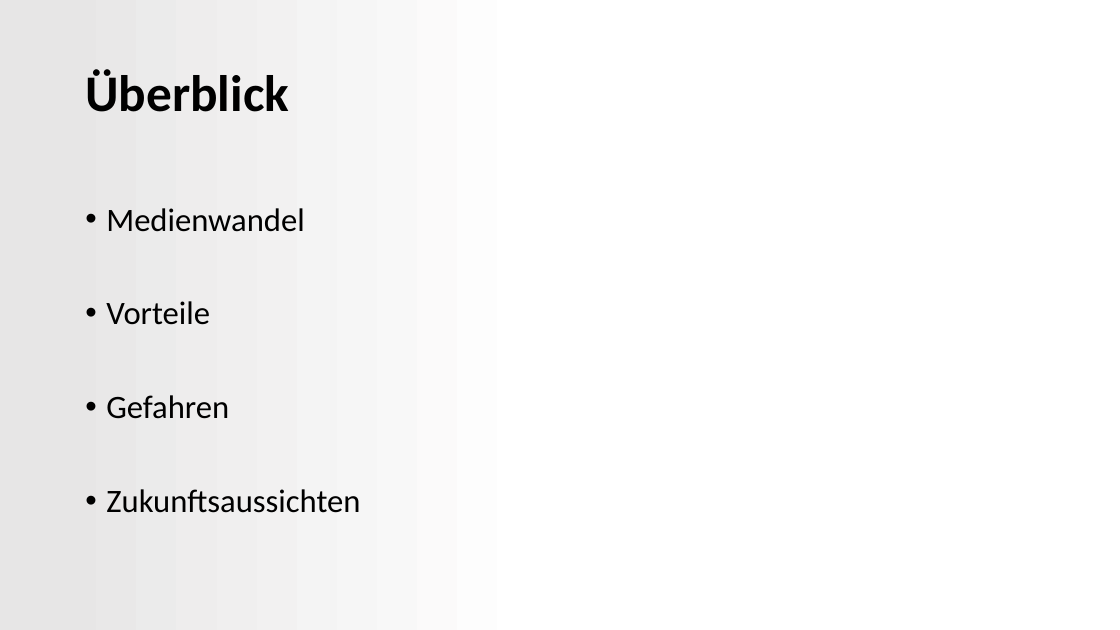
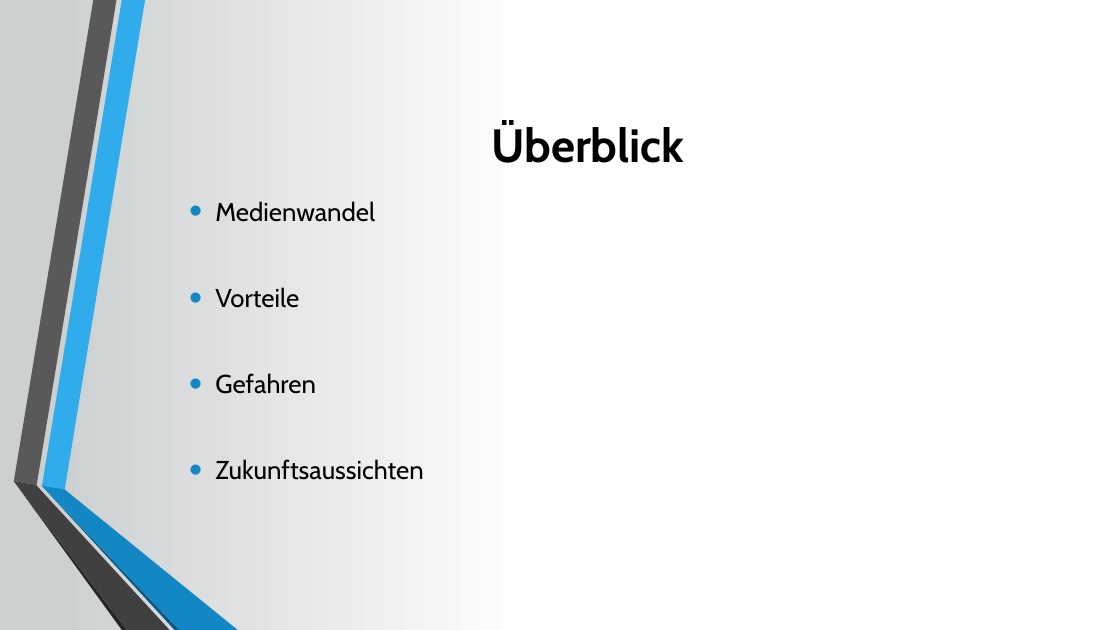
Before and after one commit to Seany1992/MuW, a slide deck: slide 3 of Medienwandel im 21.pptx. Drawn at 1120x630 pixels with LibreOffice and Linux fonts; fonts in the diff are those of the drawing. Boxes give left, top, right and bottom in pixels: in the first picture for what was removed or moved away, otherwise in the second. Text is boxed around its words. In the diff, an @@ line names an element or a change of style, - is before the commit and + after.

```diff
--- a/Medienwandel im 21.pptx
+++ b/Medienwandel im 21.pptx
@@ background gradient #E7E6E6 to #FFFFFF to gradient #CDD0D1 to #FFFFFF @@
@@ title "Überblick": place and size @@
-title "Überblick" at <box>85,69,289,112</box>
+title "Überblick" at <box>492,122,685,163</box>
@@ title "Überblick" at <box>492,122,685,163</box>: size 44 to 40 pt, font Calibri to Cabin; alignment left to centre; line spacing 0.9 to 1 @@
@@ text "Medienwandel": place and size @@
-text "Medienwandel" at <box>106,208,360,513</box>
+text "Medienwandel" at <box>215,201,423,480</box>
@@ text "Medienwandel" at <box>215,201,423,480</box>: size 28 to 22.1 pt, font Calibri to Cabin; indent changed; line spacing 0.9 to 1; vertical alignment top to middle @@
@@ group added at <box>13,0,238,630</box>: 6 freeform shapes @@
```
Also in this commit, not shown: 10 other slides changed, 2 other files.
